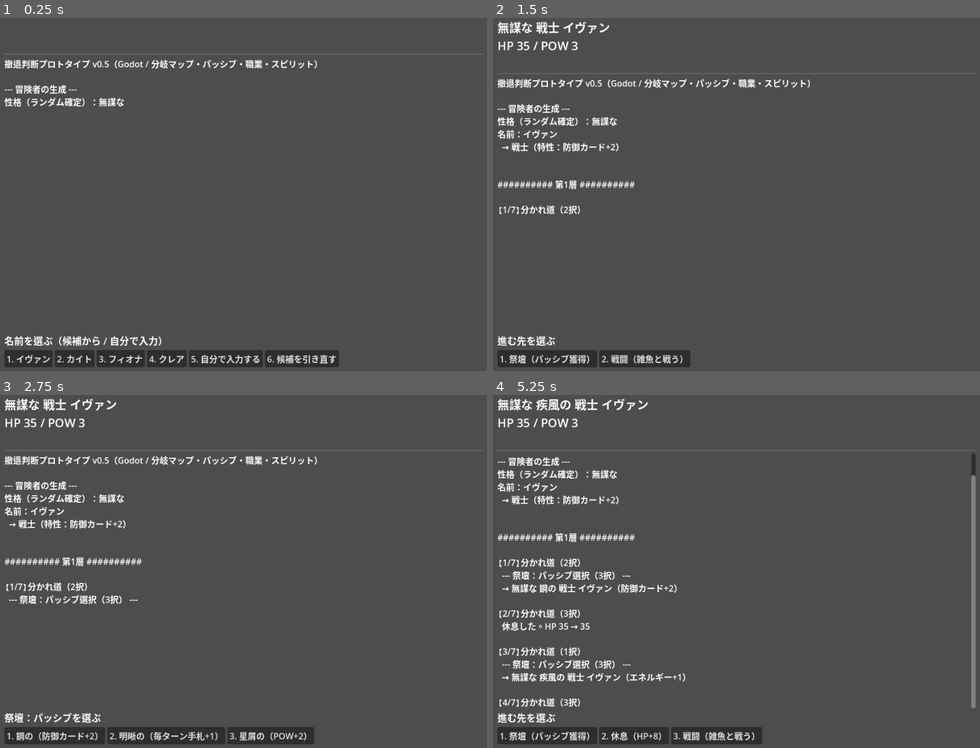
Above: before the commit, frames 1-4 (two rows, left to right).
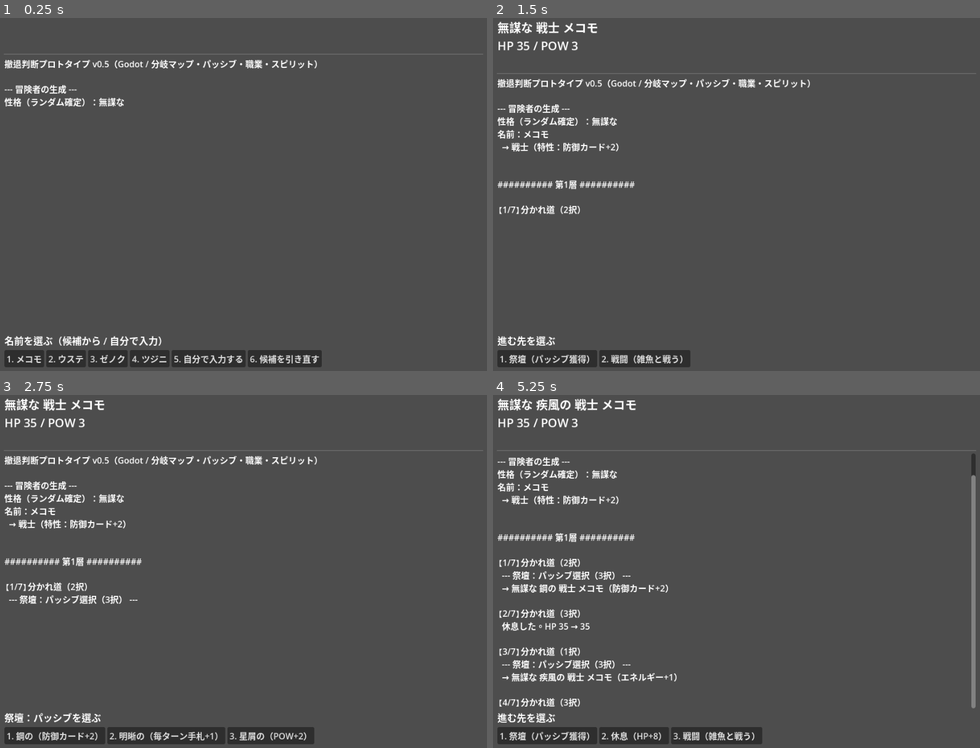
Above: after the commit, the same moments.

Repository: bakery48/rogue-lite
Game: Godot game, scene res://Main.tscn
Two runs of this game, one before a commit and one after it. Both use one fixed random seed, a clock stepped at 60 frames per second and the inputs below.
Inputs (mouse positions are in pixels of both pictures, inside the frame that each line leads up to):
- Up to frame 1 (0.25 s): no input
- Up to frame 2 (1.5 s): click (522, 356) at 0.5 s, where only the run before the commit has a clickable "1. イヴァン"; click "1. 戦士（HP 35 / POW 3）" at 1.25 s
- Up to frame 3 (2.75 s): click "1. 祭壇（パッシブ獲得）" at 2 s
- Up to frame 4 (5.25 s): click "1. 鋼の（防御カード+2）" at 2.75 s; click "1. 休息（HP+8）" at 3.5 s; click "1. 祭壇（パッシブ獲得）" at 4.25 s; click "2. 疾風の（エネルギー+1）" at 5 s

The runs differ from the first frame. In frame 1, 1.1% of the frame differs, in the area x 3-70%, y 94-99%; in frame 2, 0.2%; in frame 3, 0.2%; in frame 4, 0.7%.

Commit message:
名前DBを16種→300種に拡張
- 音節組み合わせでカタカナ名を重複なく300個生成（既存16個は維持）
- 男女どちらのキャラにも使える汎用的な響きの名前構成
- 候補提示・入力欄・引き直しの既存フローはそのまま利用

Co-Authored-By: Claude Sonnet 5 <noreply@anthropic.com>
Claude-Session: https://claude.ai/code/session_0147rnBqQBugQv7SX3oL6rSs

Diff:
--- a/godot/config.gd
+++ b/godot/config.gd
@@ -115,9 +115,44 @@
 	{"adjective": "星屑の", "field": "pow",    "amount": 2, "desc": "POW+2"},
 ]
 
-# ---- 人名 ----
+# ---- 人名（300種・男女どちらでも使える想定） ----
 const NAMES := [
-	"アレックス", "ベルナ", "カイト", "ディーナ", "エリオ",
-	"フィオナ", "ガロ", "ハンナ", "イヴァン", "ジュナ",
-	"クレア", "ルーカス", "ミラ", "ノア", "オルガ", "レン",
+	"ゲオ", "ヤタカ", "バナアル", "クレハネ", "オルシヴァ", "ルールヲ", "ムゴク", "ダマエ",
+	"メコモ", "ロゴジ", "カイテゾ", "ピゴカ", "ユナザ", "カモエ", "ツツテ", "エリモカ",
+	"ブネク", "イゼド", "ヂヒエ", "ゴサゾ", "オルケモ", "ヤラゾ", "フモラ", "パメガ",
+	"ヌモユ", "ネレタ", "イハネ", "モダエル", "エゼク", "ゼテモ", "ポクモ", "カイマク",
+	"シセ", "イヴァン", "ベラタ", "フィオキス", "エハイ", "レンホロ", "ミラ", "ウステ",
+	"メクヤ", "ホルアル", "ヂルニ", "ゾヨノ", "テコアル", "ジネア", "ネリオ", "パワヴァ",
+	"ナメニ", "キオ", "ヨホル", "テヒナ", "ビハア", "ヌハヲ", "オルマナ", "ゴネド",
+	"ヅセザ", "タモク", "リニユ", "ベコユ", "カレト", "ハジキ", "シホテ", "マワジ",
+	"イナノ", "イサヴァ", "ナワク", "ゾヌズ", "ヘゴキ", "ピミエ", "ゴムロ", "ヴィノザ",
+	"エリメユ", "ツジニ", "ミタダ", "モヨベ", "ゲルアル", "ロネノ", "ヌシズ", "リホザ",
+	"サコガ", "タナネ", "ハシエ", "ヘムド", "キユド", "ヴィダセ", "ポホガ", "サヨニ",
+	"ホニカ", "クミロ", "ヅネベ", "レンスヴァ", "ヌルフィ", "ザンズ", "カイヌリ", "ハナド",
+	"ルージレ", "ゼニオ", "ベツク", "ダマアル", "メキキ", "ディーナ", "パノヲ", "ヂヘダ",
+	"ザヌアル", "フィオツダ", "キニネ", "ボワト", "ソゴダ", "タヒジ", "オトエル", "バハアル",
+	"メリエル", "ラゼヴァ", "マヨト", "ペヒタ", "ゾヒン", "プミベ", "ディムイ", "ダレミ",
+	"ベミタ", "ヘルカ", "ヤダネ", "ウサセ", "タカセ", "ホヤキ", "パダオ", "セナモ",
+	"カロミ", "ヒヒエ", "ゲルテ", "ペタミ", "コサエ", "オカ", "ズクヴァ", "ペホタ",
+	"タサガ", "リムレ", "ゴマス", "フマニ", "ヴィヨアル", "ズトト", "ヂニセ", "デナノ",
+	"バケジ", "ドムス", "ジュナ", "ケヘダ", "クレカヲ", "グソアル", "ゼノク", "ズンジ",
+	"ピクガ", "ヂカヲ", "パニカ", "オルヨレ", "ナタレ", "ハンナ", "ジヘリ", "ニスカ",
+	"ハフロ", "ルーカス", "ズヌガ", "メヤイ", "ミルク", "ツフラ", "クレア", "ポネモ",
+	"チゴエル", "ドソズ", "ハナエル", "ヤワオ", "プノズ", "ネミヤ", "ルロズ", "ムセン",
+	"ヅノエス", "ヂチアル", "ハチト", "ネトタ", "ジサリ", "カコル", "ネフル", "ドヤタ",
+	"キダロ", "ペニキ", "ムナキ", "カネヤ", "ケルセ", "レンチス", "レヨガ", "バケル",
+	"ベルレユ", "ラサベ", "ゴヌド", "シノル", "ジムタ", "バミガ", "コヒユ", "イスキ",
+	"パダモ", "ザモキ", "カニカ", "ケゼヲ", "カイト", "ゲスク", "ドノリ", "ツンル",
+	"ゲヌレ", "ペハリ", "ピラガ", "ペゴネ", "ディラト", "ギリヴァ", "ベルシナ", "クチヤ",
+	"エリヌジ", "ヴィゴエス", "エリオ", "デンモ", "レモル", "コヨダ", "タムフィ", "ギカエス",
+	"カラヴァ", "ユヘセ", "ギダヲ", "リレキ", "ヤレセ", "エマネ", "ララダ", "ズロス",
+	"ガマラ", "ガゴオ", "ベルナ", "ゾノド", "ハニク", "アダテ", "ギヘセ", "スハダ",
+	"ヌツラ", "レン", "イユジ", "ヅシダ", "ワミニ", "ボヌエ", "ヂノカ", "ダクダ",
+	"ボムエル", "コツク", "オコル", "クキザ", "ノア", "アレックス", "ジヨス", "ケレモ",
+	"セセエル", "ビゴナ", "ワスヴァ", "スモニ", "オゼガ", "オゼアル", "コレネ", "ガロ",
+	"リスエ", "カメキ", "ノトユ", "エタヤ", "イナド", "ゾソヲ", "イラテ", "ムタミ",
+	"アユダ", "ベヌセ", "フィオユヤ", "ヒジエル", "オチリ", "レンジザ", "ゲカル", "ビタル",
+	"オルガ", "デリタ", "ヤトエ", "フィオナ", "エヘザ", "ベゼガ", "ムサナ", "ハホノ",
+	"シニド", "ナリナ", "ヨワン", "ヤセゾ", "バゼキ", "ジュスエル", "イクル", "ギセオ",
+	"ハコベ", "ヨクザ", "リロテ", "キワヴァ",
 ]
